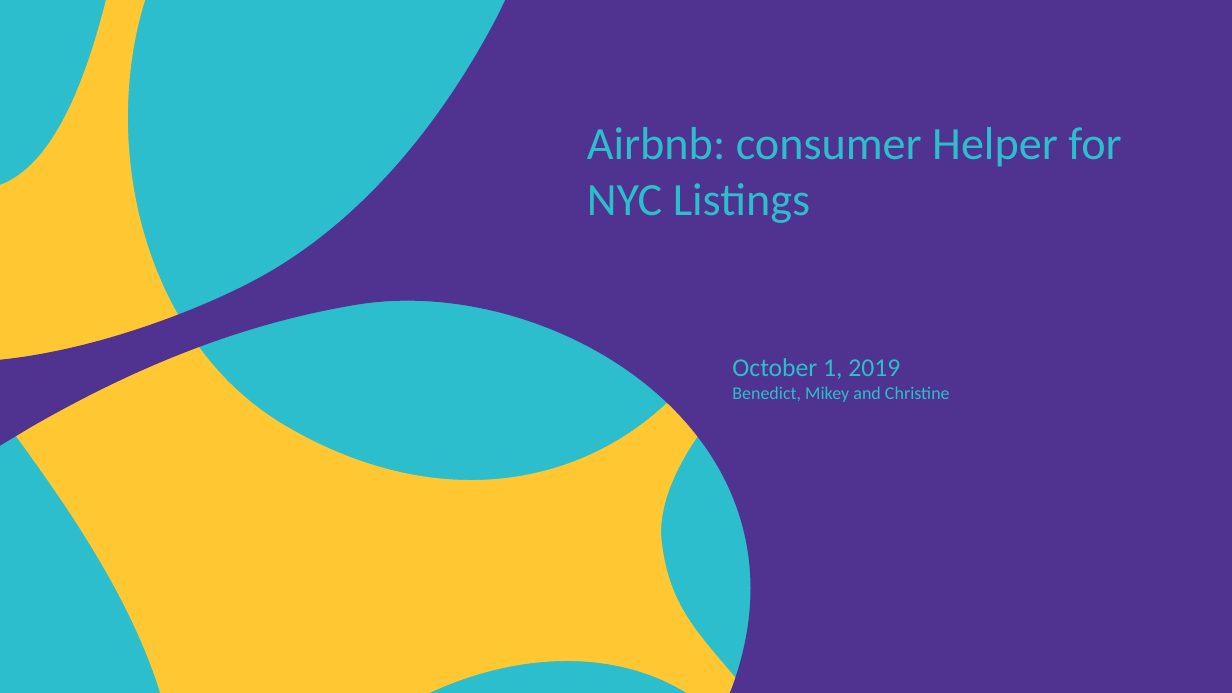
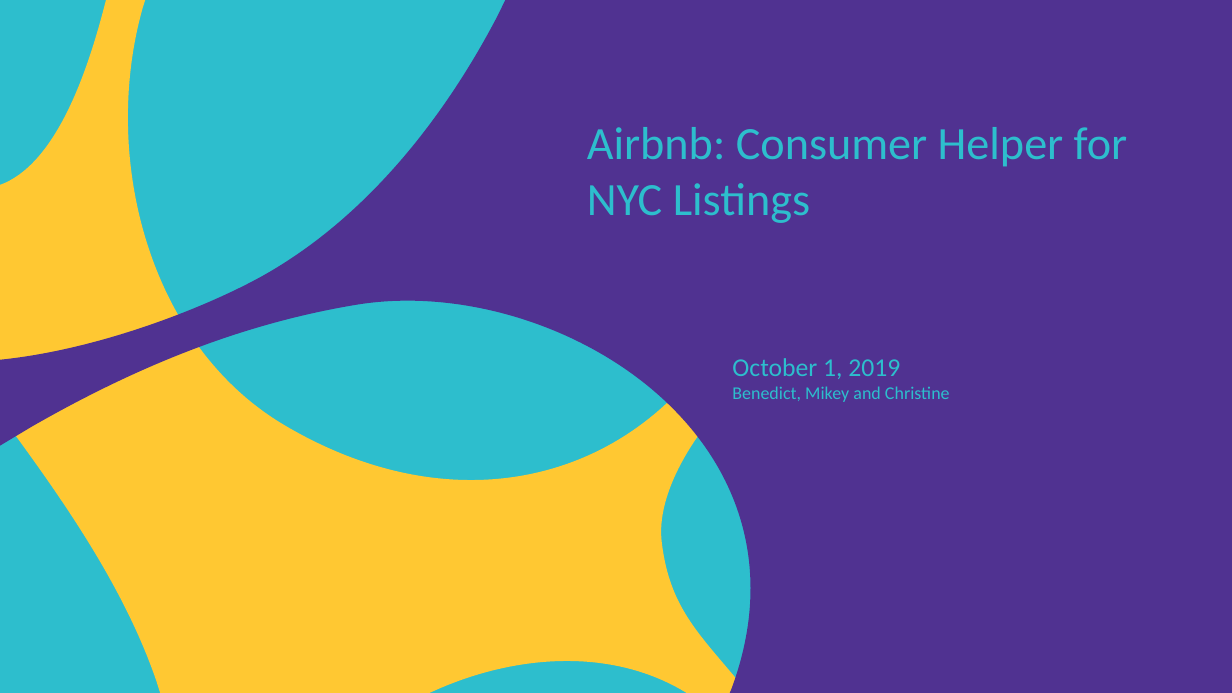
Before and after one commit to christinemazur/project1, a slide deck: slide 1 of AirBNB.pptx. Drawn at 1232x693 pixels with LibreOffice and Linux fonts; fonts in the diff are those of the drawing. Boxes give left, top, right and bottom in pixels: in the first picture for what was removed or moved away, otherwise in the second. Text is boxed around its words. In the diff, an @@ line names an element or a change of style, - is before the commit and + after.

```diff
--- a/AirBNB.pptx
+++ b/AirBNB.pptx
@@ title at (x1=587, y1=127, x2=1128, y2=223): text changed @@
-Airbnb: consumer Helper for NYC Listings
+Airbnb: Consumer Helper for NYC Listings
```
Also in this commit, not shown: 5 other slides changed.
